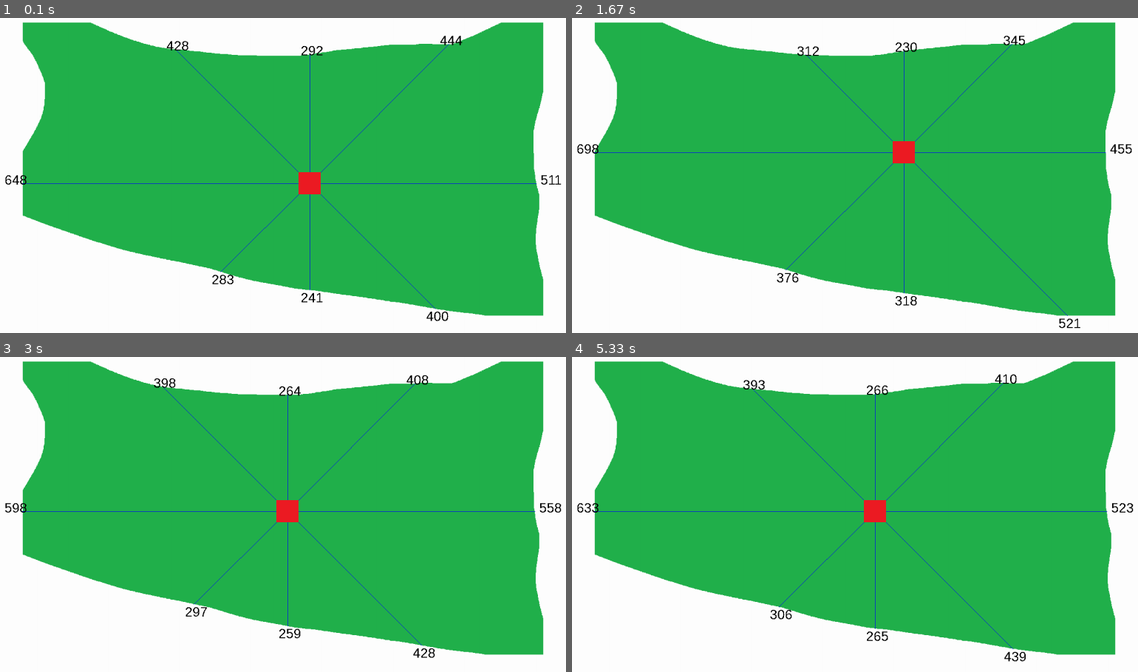
Above: before the commit, frames 1-4 (two rows, left to right).
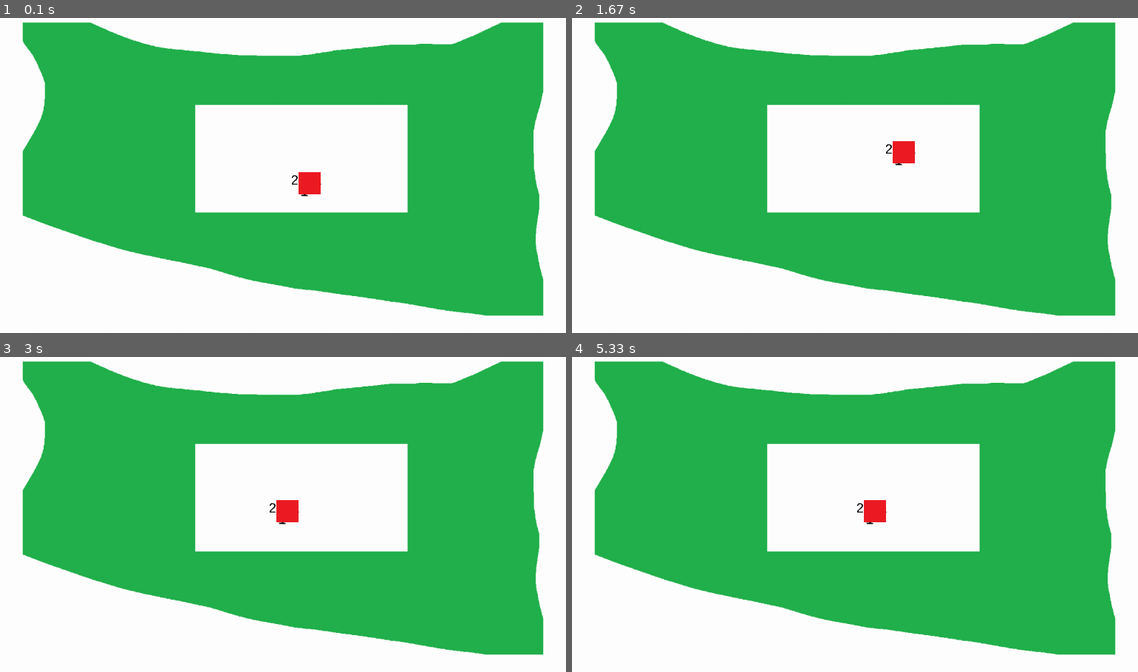
Above: after the commit, the same moments.

Repository: CeVauDe/bugfree-game-about-bugs
Game: pygame game, started from basic_game/basic_game.py
Two runs of this game, one before a commit and one after it. Both use one fixed random seed, a clock stepped at 60 frames per second and the inputs below.
Inputs:
- Up to frame 1 (0.1 s): no input
- Up to frame 2 (1.67 s): hold Up 0.83-1.3 s; hold Right from 1.33 s (still down)
- Up to frame 3 (3 s): release Right at 1.8 s; hold Left 1.83-2.37 s; hold Down 2.4-2.7 s; hold Left from 2.73 s (still down)
- Up to frame 4 (5.33 s): release Left at 3.13 s; hold Up 3.17-3.53 s; hold Right 3.57-4.2 s; hold Down 4.23-4.6 s; hold Left 4.63-5.1 s; hold Right from 5.13 s (still down)

The runs differ from the first frame. In frame 1, 13% of the frame differs, in the area x 0-100%, y 5-97%; in frame 2, 13%; in frame 3, 13%, in the area x 0-100%, y 5-96%; in frame 4, 13%.

Commit message:
added green_ring.png

Diff:
--- a/basic_game/basic_game.py
+++ b/basic_game/basic_game.py
@@ -58,7 +58,7 @@
     fps = 30
     fps_clock = pygame.time.Clock()
 
-    displayImage = pygame.image.load(r'../data/green.png')
+    displayImage = pygame.image.load(r'../data/green_ring.png')
     screen_width = displayImage.get_width()
     screen_height = displayImage.get_height()
 
Binary file added: data/green_ring.png
